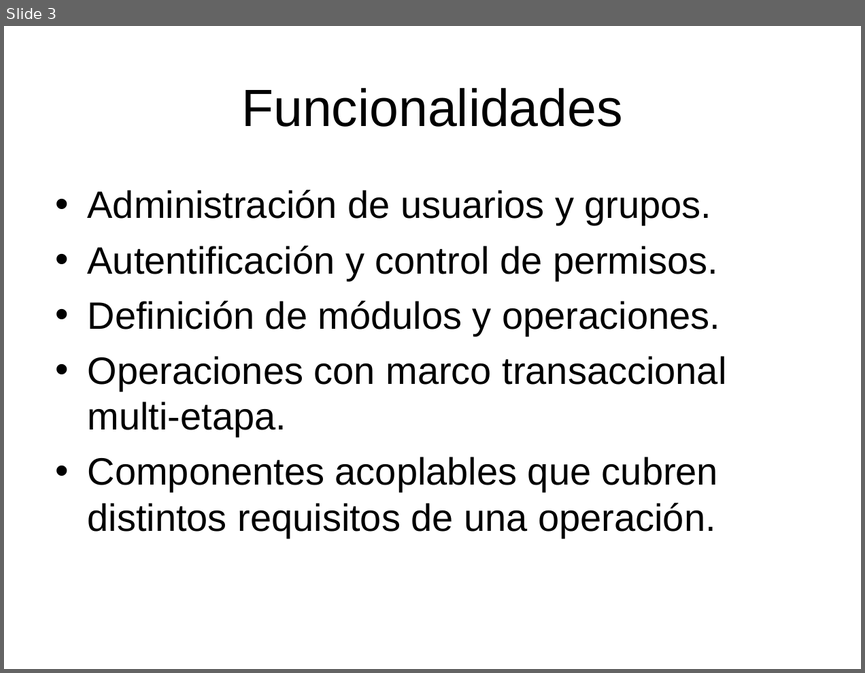
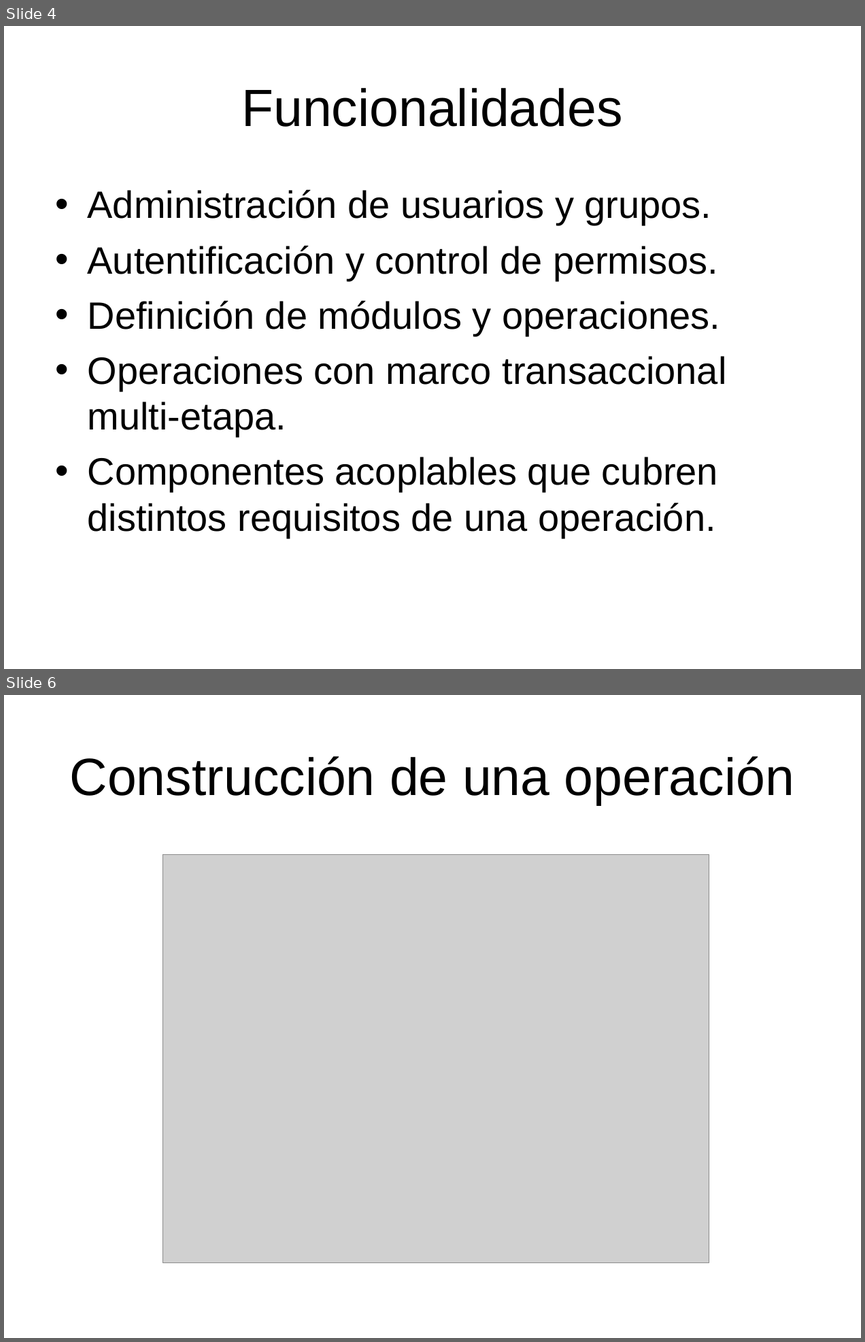
Before and after one commit to SIU-Toba/framework, a slide deck: doc/presentacion/Jornadas JAIIO.ppt. Shown one above the other, each under a label of ours: slide 3 before the commit, slides 4 and 6 after it; the slides between them are not shown. The pictures are 865x673 and 865x1342 pixels, drawn with LibreOffice and Linux fonts; fonts in the diff are those of the drawing; grey boxes stand for pictures. Boxes give left, top, right and bottom in pixels: in the first picture for what was removed or moved away, otherwise in the second. Text is boxed around its words. In the diff, an @@ line names an element or a change of style, - is before the commit and + after.

```diff
--- a/doc/presentacion/Jornadas JAIIO.ppt
+++ b/doc/presentacion/Jornadas JAIIO.ppt
@@ slide 6 added at [4,695,861,1338], background #FFFFFF @@
@@ title added at [70,756,794,805], 44 pt, text #000000 @@
+Construcción de una operación
@@ picture added at [162,854,709,1263] @@
@@ what was slide 3 is now slide 4 @@
```
Also in this commit, not shown: 2 slides changed, 1 other slide added, 1 slide removed.
